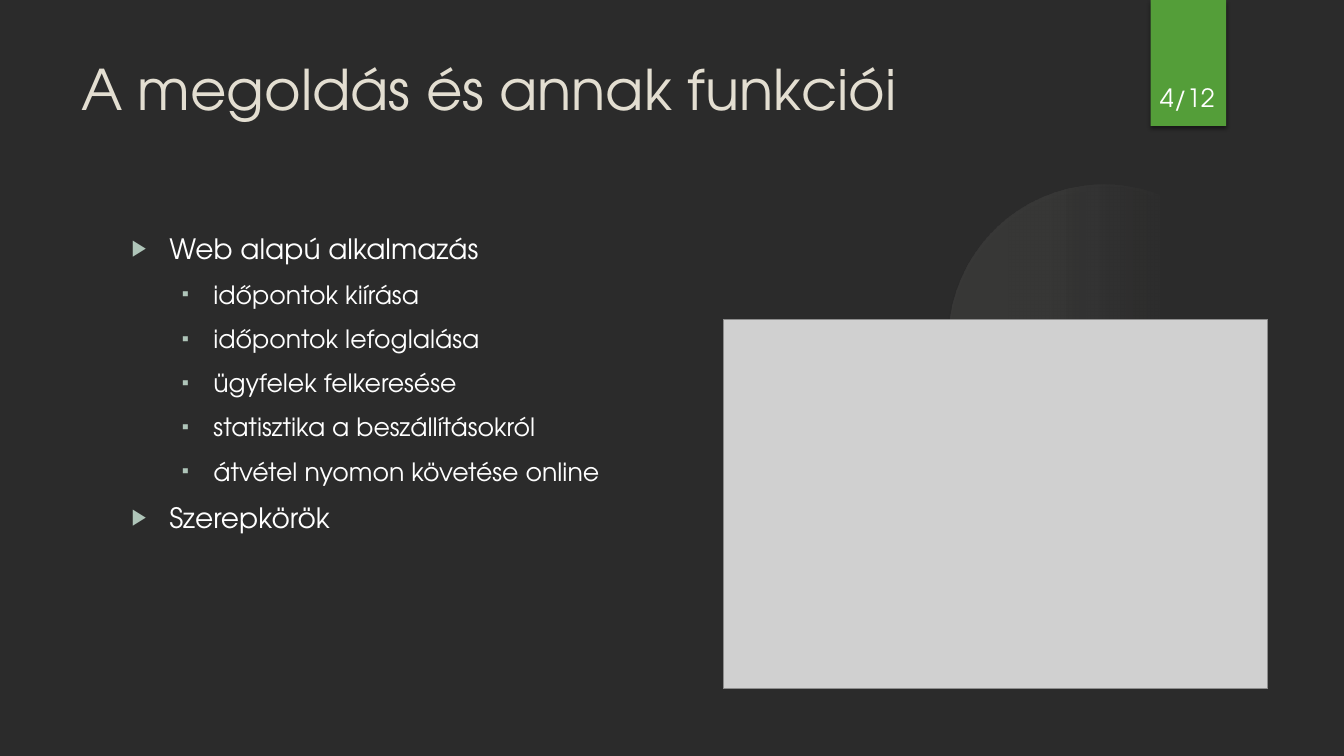
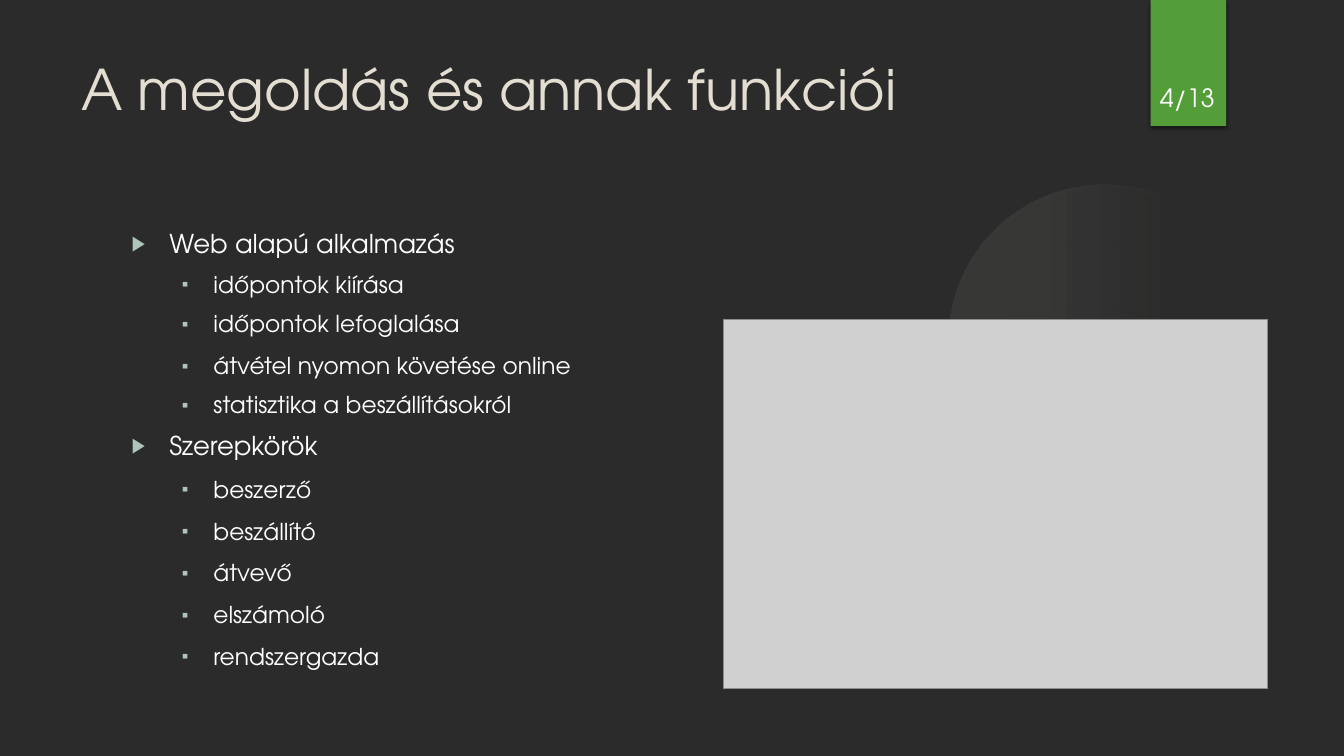
Before and after one commit to smnandor/Tervez-s-I.-II., a slide deck: slide 4 of Tervezes II/presentations/Szakdolgozat_prezentáció_16_9_IAUL0M_v7.pptx. Drawn at 1344x756 pixels with LibreOffice and Linux fonts; fonts in the diff are those of the drawing; grey boxes stand for pictures; background and template pictures are left out; a plain dark background stands for a picture behind light text. Boxes give left, top, right and bottom in pixels: in the first picture for what was removed or moved away, otherwise in the second. Text is boxed around its words. In the diff, an @@ line names an element or a change of style, - is before the commit and + after.

```diff
--- a/Tervezes II/presentations/Szakdolgozat_prezentáció_16_9_IAUL0M_v7.pptx
+++ b/Tervezes II/presentations/Szakdolgozat_prezentáció_16_9_IAUL0M_v7.pptx
@@ page number at (1160, 88, 1215, 111): text changed @@
-4/12
+4/13
@@ text at (169, 233, 511, 460): size 20 to 18.5 pt in "Web alapú alkalmazás", "Szerepkörök"; size 18 to 16.6 pt in "időpontok kiírása", "időpontok lefoglalása", "statisztika a beszállításokról"; line spacing 1 to 0.9 @@
@@ text at (213, 356, 571, 379): text changed; size 18 to 16.6 pt @@
-  ▪ ügyfelek felkeresése
+  ▪ átvétel nyomon követése online
@@ text at (213, 462, 600, 486): paragraph removed @@
-  ▪ átvétel nyomon követése online
@@ text at (213, 480, 379, 670): paragraphs added @@
+  ▪ beszerző
+  ▪ beszállító
+  ▪ átvevő
+  ▪ elszámoló
+  ▪ rendszergazda
```
Also in this commit, not shown: 6 other slides changed, 1 slide added, 25 other files.
